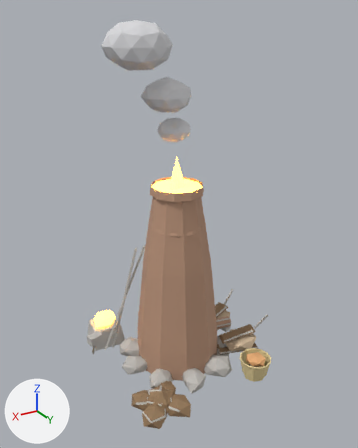
The glTF model assets/3d/models/w3d_bloomery_working.glb, before and after one commit.
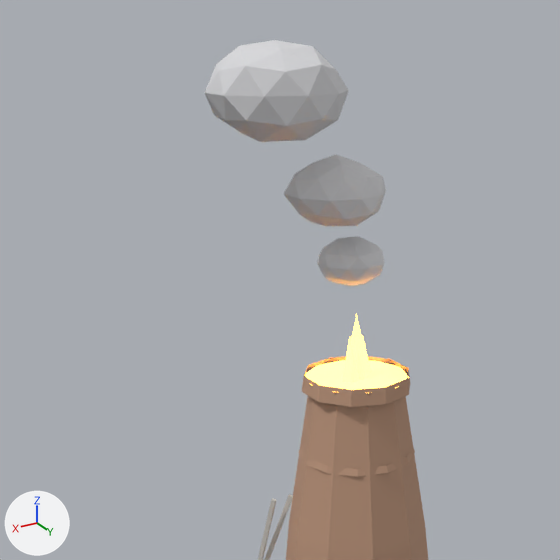
There are two pictures of each version: one whole from a 50 mm lens placed at (2.39, 4.02, 3.65), pointed at (0.02, 0.07, 1.68), one close up on the part from 0% to 78% of the width and 0% to 62% of the height. The lights are fixed; the arrows at lower left show +X, +Y and +Z. The older version's two pictures come first.

The first close-up shows 'w3d_bloomery_working'.
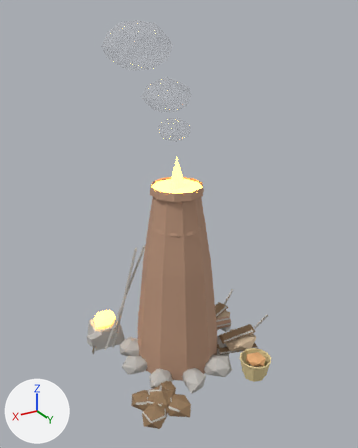
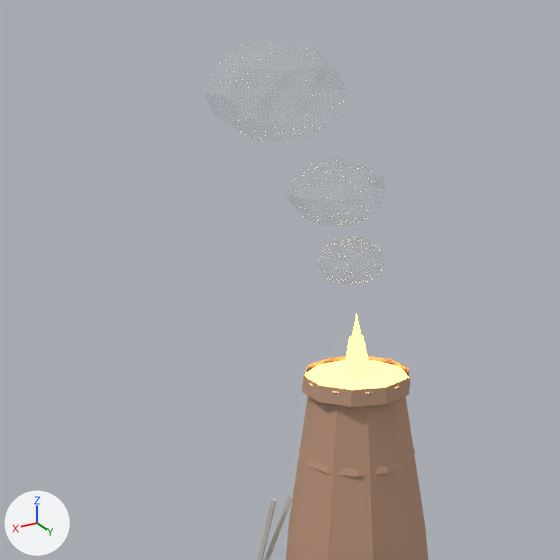
Diff of the bpy script that builds the scene:
```diff
--- a/assets/3d/models/w3d_bloomery_working.glb.py
+++ b/assets/3d/models/w3d_bloomery_working.glb.py
@@ mat_snow @@
 mat_snow.roughness = 0.85
+mat_snow.alpha = 0.16
```

Changed parts and their boxes [x1, y1, x2, y2] in the close-ups (560 x 560 px):
'w3d_bloomery_working', surface changed
    both: [205, 40, 397, 366]
